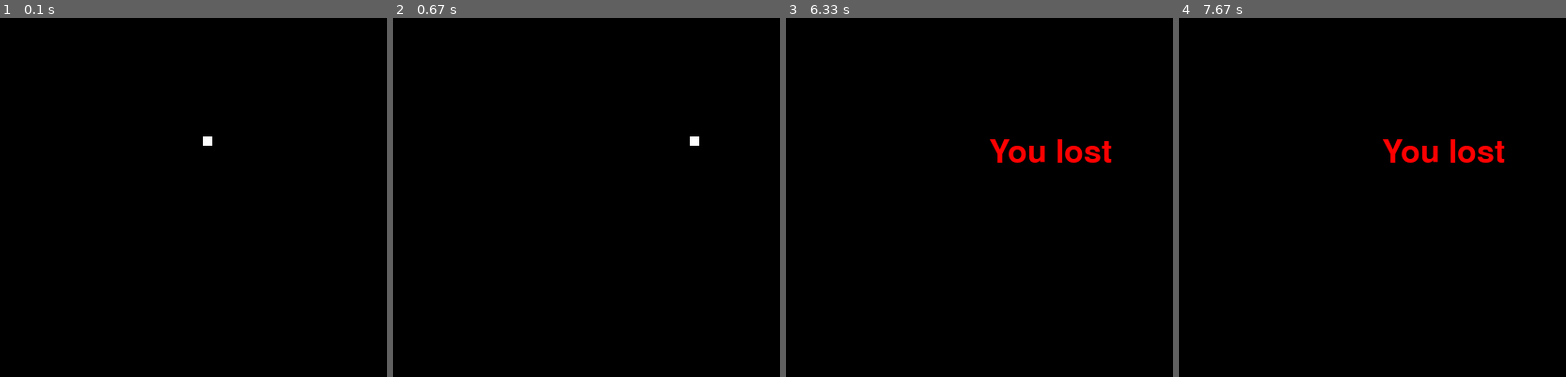
Above: before the commit, frames 1-4 (left to right).
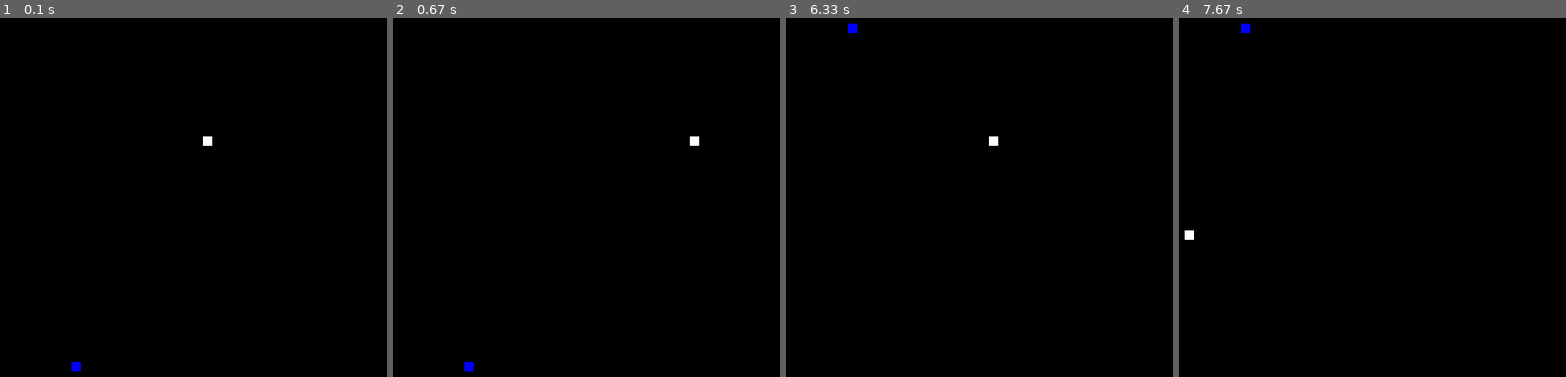
Above: after the commit, the same moments.

Repository: Blackfury7/Pygame-Snake_game
Game: pygame game, started from snake_game.py
The game is run twice, just before and just after one commit, with the same random seed, the same clock (stepped at 60 frames per second) and the same inputs.
Inputs:
- Up to frame 1 (0.1 s): no input
- Up to frame 2 (0.67 s): hold Right from 0.33 s (still down)
- Up to frame 3 (6.33 s): release Right at 0.8 s; hold Up 0.83-1.13 s; hold Right 1.17-1.63 s; hold Left 1.67-2.2 s; hold Down 2.23-2.53 s; hold Left 2.57-2.97 s; hold Up 3-3.37 s; hold Right 3.4-4.03 s; hold Left 4.47-4.93 s; hold Right 4.97-5.43 s; hold Up 5.47-5.77 s; tap C at 6.3 s
- Up to frame 4 (7.67 s): hold Left 6.63-7.17 s; hold Down 7.2-7.5 s; hold Left from 7.53 s (still down)

The runs differ from the first frame. In frame 1, less than 0.1% of the frame differs, in the area x 18-21%, y 95-99%; in frame 2, less than 0.1%; in frame 3, 1.0%; in frame 4, 1.0%, in the area x 1-85%, y 1-62%.

Commit message:
Added the Food: added quit game or play again when player loses

Diff:
--- a/snake_game.py
+++ b/snake_game.py
@@ -4,6 +4,7 @@
 
 import pygame
 import time
+import random
 
 pygame.init()
 
@@ -25,54 +26,85 @@
 y1 = dis_height/2
 
 snake_block = 10
+snake_speed = 30
 
 x1_change = 0
 y1_change = 0
 
 clock = pygame.time.Clock()
-snake_speed = 30
 
-font_style = pygame.font.SysFont(None, 50)
+font_style = pygame.font.SysFont(None, 30)
 
 def message(msg, color):
-	mesg = font_style.render(msg, True, color)
-	dis.blit(mesg, [dis_width/2, dis_height/2])
+    mesg = font_style.render(msg, True, color)
+    dis.blit(mesg, [dis_width/3, dis_height/3])
+
+def gameLoop():
+    game_over = False
+    game_close = False
+
+    x1 = dis_width/2
+    y1 = dis_height/2
+
+    x1_change = 0
+    y1_change = 0
+
+    foodx = round(random.randrange(0, dis_width - snake_block)/10.0) * 10.0
+    foody = round(random.randrange(0, dis_height - snake_block)/10.0) * 10.0
 
 
-while not game_over:
-	for event in pygame.event.get():
-		if event.type == pygame.QUIT:
-			game_over = True
 
-		if event.type == pygame.KEYDOWN:
-			if event.key == pygame.K_LEFT:
-				x1_change = -10
-				y1_change = 0
-			elif event.key == pygame.K_RIGHT:
-				x1_change = 10
-				y1_change = 0
-			elif event.key == pygame.K_UP:
-				y1_change = -10
-				x1_change = 0
-			elif event.key == pygame.K_DOWN:
-				y1_change = 10
-				x1_change = 0
+    while not game_over:
 
-	if x1 >= dis_width or x1 < 0 or y1 >= dis_height or y1 < 0:
-		game_over = True
+        while game_close == True:
+            dis.fill(black)
+            message("You Lost! Press ! Q - Quit or C - Play Again", red)
+            pygame.display.update()
 
-	x1 += x1_change
-	y1 += y1_change
-	dis.fill(black)
-	pygame.draw.rect(dis, white, [x1, y1, snake_block, snake_block])
+            for event in pygame.event.get():
+                if event.type == pygame.KEYDOWN:
+                    if event.key == pygame.K_q:
+                        game_over = True
+                        game_close = False
+                    if event.key == pygame.K_c:
+                        gameLoop()
 
-	pygame.display.update()
 
-	clock.tick(snake_speed)
+        for event in pygame.event.get():
+            if event.type == pygame.QUIT:
+                game_over = True
 
-message("You lost",red)
-pygame.display.update()
-time.sleep(2)
+            if event.type == pygame.KEYDOWN:
+                if event.key == pygame.K_LEFT:
+                    x1_change = -snake_block
+                    y1_change = 0
+                elif event.key == pygame.K_RIGHT:
+                    x1_change = snake_block
+                    y1_change = 0
+                elif event.key == pygame.K_UP:
+                    y1_change = -snake_block
+                    x1_change = 0
+                elif event.key == pygame.K_DOWN:
+                    y1_change = snake_block
+                    x1_change = 0
 
-pygame.quit()
-quit()
+        if x1 >= dis_width or x1 < 0 or y1 >= dis_height or y1 < 0:
+            game_close = True
+
+        x1 += x1_change
+        y1 += y1_change
+        dis.fill(black)
+        pygame.draw.rect(dis, blue, [foodx, foody, snake_block, snake_block])
+        pygame.draw.rect(dis, white, [x1, y1, snake_block, snake_block])
+        pygame.display.update()
+
+        if x1 == foodx and y1 == foody:
+            print("Yummy!!")
+
+        clock.tick(snake_speed)
+
+    pygame.quit()
+    quit()
+
+
+gameLoop()
